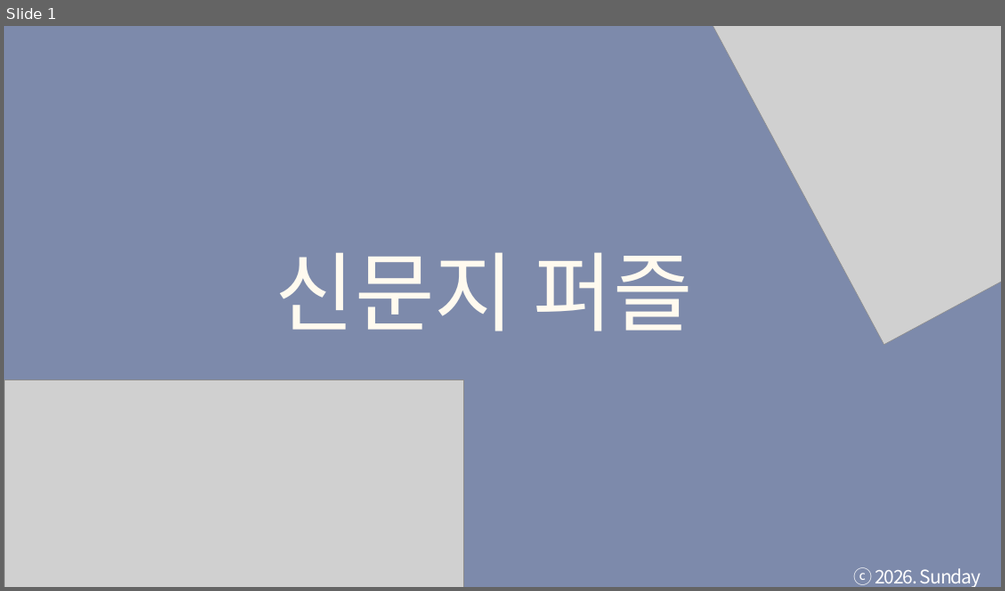
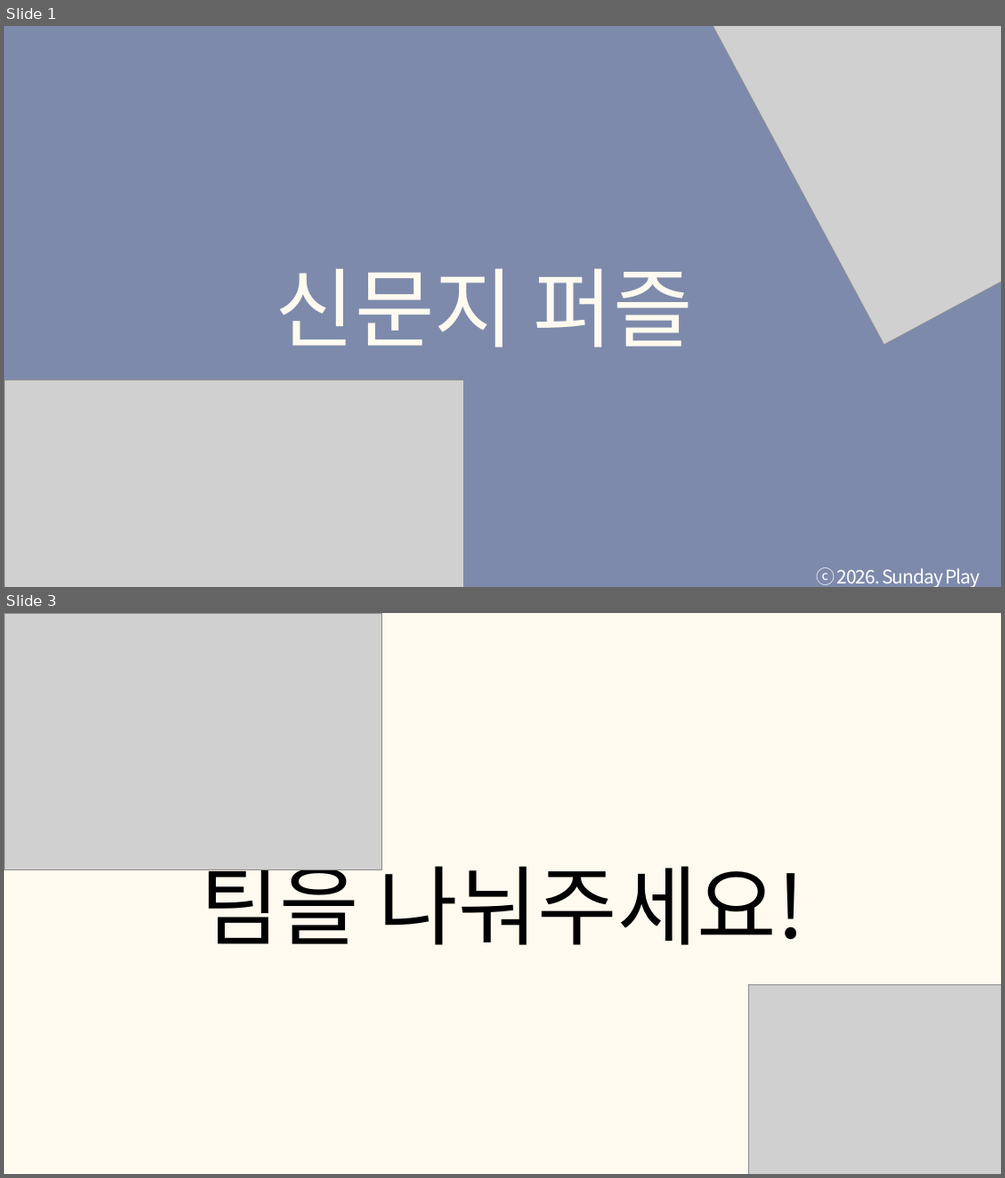
Before and after one commit to tkdgns25300/sunday_play, a slide deck: public/downloads/games/newspaper-puzzle/rules.pptx. Shown one above the other, each under a label of ours: slide 1 before the commit, slides 1 and 3 after it; the slides between them are not shown. The pictures are 1005x591 and 1005x1178 pixels, drawn with LibreOffice and Linux fonts; fonts in the diff are those of the drawing; grey boxes stand for pictures. Boxes give left, top, right and bottom in pixels: in the first picture for what was removed or moved away, otherwise in the second. Text is boxed around its words. In the diff, an @@ line names an element or a change of style, - is before the commit and + after.

```diff
--- a/public/downloads/games/newspaper-puzzle/rules.pptx
+++ b/public/downloads/games/newspaper-puzzle/rules.pptx
@@ slide 3 added at [4,613,1001,1174], background #FFFAEF @@
@@ picture added at [4,613,381,869] @@
@@ text added at [200,851,805,945], 125 pt, text #000000 @@
+팀을 나눠주세요!
@@ picture added at [748,984,1001,1174] @@
@@ slide 1 changed as well @@
@@ text "신문지 퍼즐": place and size @@
-text "신문지 퍼즐" at [275,252,693,331]
+text "신문지 퍼즐" at [275,268,693,347]
@@ text "신문지 퍼즐" at [275,268,693,347]: font Arial to Noto Sans CJK KR @@
@@ text "ⓒ 2026. Sunday Play" rewrapped from [854,567,981,587] to [816,567,980,587] @@
```
Also in this commit, not shown: 16 other slides changed, 3 other files.
